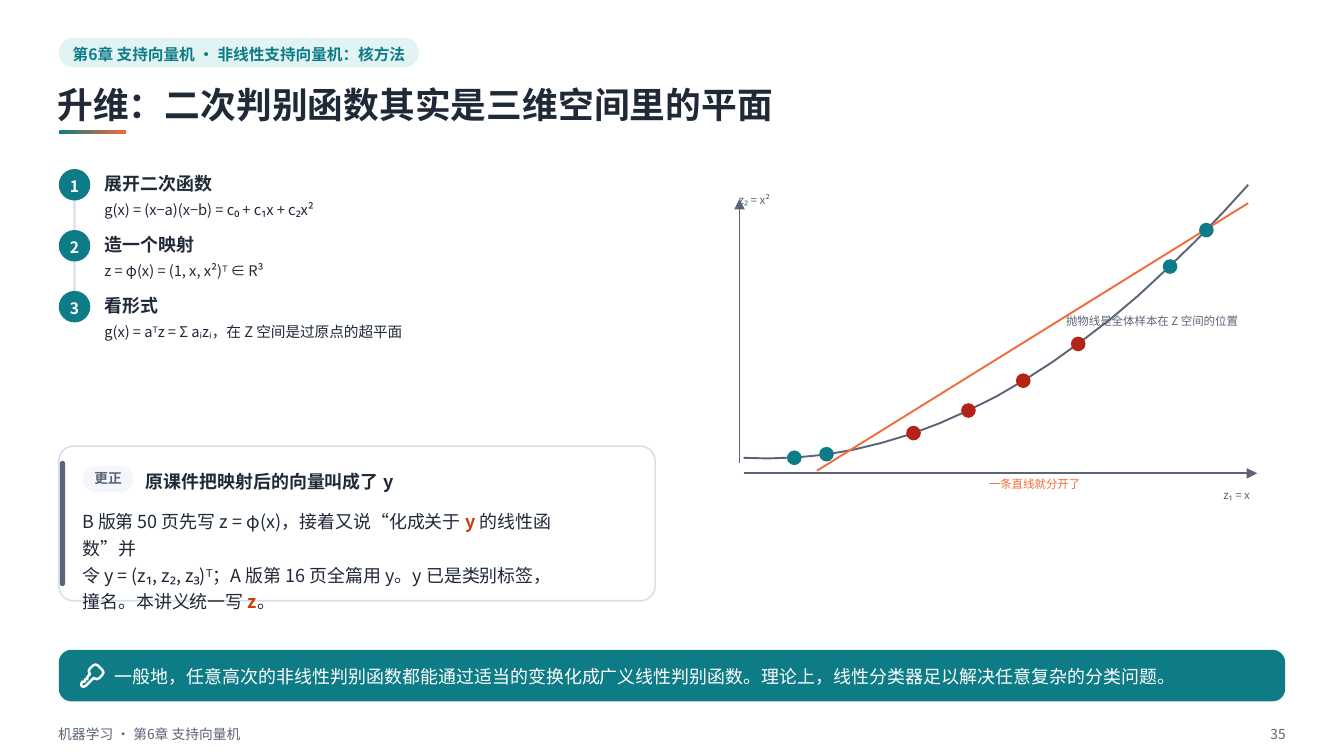
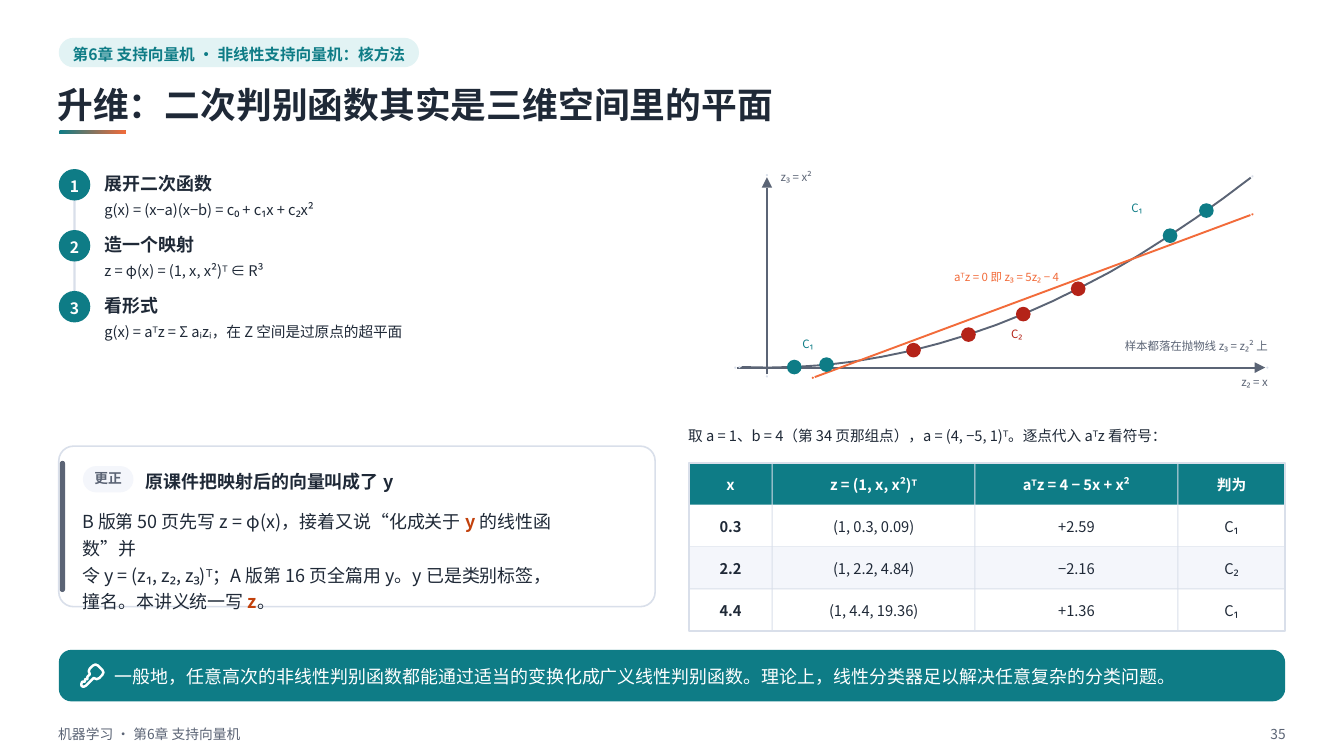
Before and after one commit to sweetcornna/JLU-remake, a slide deck: slide 35 of 大三上/机器学习A（by陈广广）/重制版PPT/第6章 支持向量机（重制版）.pptx. Drawn at 1344x756 pixels with LibreOffice and Linux fonts; fonts in the diff are those of the drawing. Boxes give left, top, right and bottom in pixels: in the first picture for what was removed or moved away, otherwise in the second. Text is boxed around its words. In the diff, an @@ line names an element or a change of style, - is before the commit and + after.

Commit message:
五份讲义版面收尾：软件工程第 3、13 章，回溯法，Cache 性能，支持向量机
补留白的同时改了几处内容。软件工程第 13 章的甘特图按工序重算，源课件把刷漆画成连续一条、22 小时完工，实际要 23 小时，教材后文也这样更正过。第 3 章的可达标识树补上源课件漏画的 t5 分支，ER 图属性符号按教材改为椭圆或圆角矩形。支持向量机第 6 章改掉讲义自己画错的两处：分隔线端点误录，导致一个 C1 点落到了 C2 那侧；坐标轴标号与映射公式矛盾。A、B 两门课的副本一起更新。

```diff
--- a/大三上/机器学习A（by陈广广）/重制版PPT/第6章 支持向量机（重制版）.pptx
+++ b/大三上/机器学习A（by陈广广）/重制版PPT/第6章 支持向量机（重制版）.pptx
@@ freeform shape: place and size @@
-freeform shape at (744, 185, 1249, 458)
+freeform shape at (742, 177, 1251, 367)
@@ freeform shape: place and size @@
-freeform shape at (734, 199, 744, 209)
+freeform shape at (762, 177, 772, 188)
@@ text at (802, 171, 812, 181): text changed @@
-z₂ = x²
+z₃ = x²
@@ freeform shape: place and size @@
-freeform shape at (740, 210, 741, 464)
+freeform shape at (767, 188, 768, 374)
@@ ellipse: place and size @@
-ellipse at (1200, 223, 1215, 238)
+ellipse at (1200, 204, 1215, 219)
@@ freeform shape: place and size @@
-freeform shape at (818, 204, 1249, 471)
+freeform shape at (815, 215, 1250, 377)
@@ ellipse: place and size @@
-ellipse at (1164, 259, 1179, 274)
+ellipse at (1164, 229, 1179, 244)
@@ ellipse: place and size @@
-ellipse at (1071, 337, 1086, 352)
+ellipse at (1071, 281, 1086, 296)
@@ ellipse: place and size @@
-ellipse at (962, 403, 977, 418)
+ellipse at (962, 328, 977, 343)
@@ group added at (739, 174, 1268, 386): 6 ellipses, 6 texts @@
+z₂ = x
+aᵀz = 0 即 z₃ = 5z₂ − 4
+样本都落在抛物线 z₃ = z₂² 上
+C₁
+C₁
+C₂
@@ ellipse: place and size @@
-ellipse at (1016, 373, 1031, 388)
+ellipse at (1016, 307, 1031, 322)
@@ text removed at (1066, 313, 1238, 329) @@
-抛物线是全体样本在 Z 空间的位置
@@ ellipse: place and size @@
-ellipse at (820, 447, 835, 462)
+ellipse at (820, 357, 835, 372)
@@ ellipse: place and size @@
-ellipse at (906, 425, 922, 441)
+ellipse at (906, 343, 922, 358)
@@ freeform shape: place and size @@
-freeform shape at (744, 474, 1247, 475)
+freeform shape at (738, 368, 1255, 369)
@@ ellipse: place and size @@
-ellipse at (787, 451, 803, 466)
+ellipse at (787, 360, 803, 375)
@@ freeform shape: place and size @@
-freeform shape at (1247, 468, 1257, 478)
+freeform shape at (1255, 362, 1265, 372)
@@ rounded rectangle: place and size @@
-rounded rectangle at (58, 447, 655, 601)
+rounded rectangle at (58, 447, 655, 607)
@@ rounded rectangle at (58, 447, 655, 607): proportions changed @@
@@ text added at (688, 428, 1166, 444), 10.5 pt, text #1F2937 @@
+取 a = 1、b = 4（第 34 页那组点），a = (4, −5, 1)ᵀ。逐点代入 aᵀz 看符号：
@@ rounded rectangle: place and size @@
-rounded rectangle at (59, 461, 65, 586)
+rounded rectangle at (59, 461, 65, 592)
@@ text removed at (989, 478, 1080, 489) @@
-一条直线就分开了
@@ group added at (689, 463, 1286, 631): 15 texts, 8 rectangles @@
+z = (1, x, x²)ᵀ
+aᵀz = 4 − 5x + x²
+判为
+0.3
+(1, 0.3, 0.09)
++2.59
+C₁
+2.2
+(1, 2.2, 4.84)
+−2.16
+C₂
+4.4
+(1, 4.4, 19.36)
++1.36
+C₁
@@ text at (726, 481, 734, 490): text changed; size 8.2 to 10.5 pt; text colour #5B6475 to #FFFFFF; bold on @@
-z₁ = x
+x
```
Also in this commit, not shown: 1 other slide changed, 5 other files.
